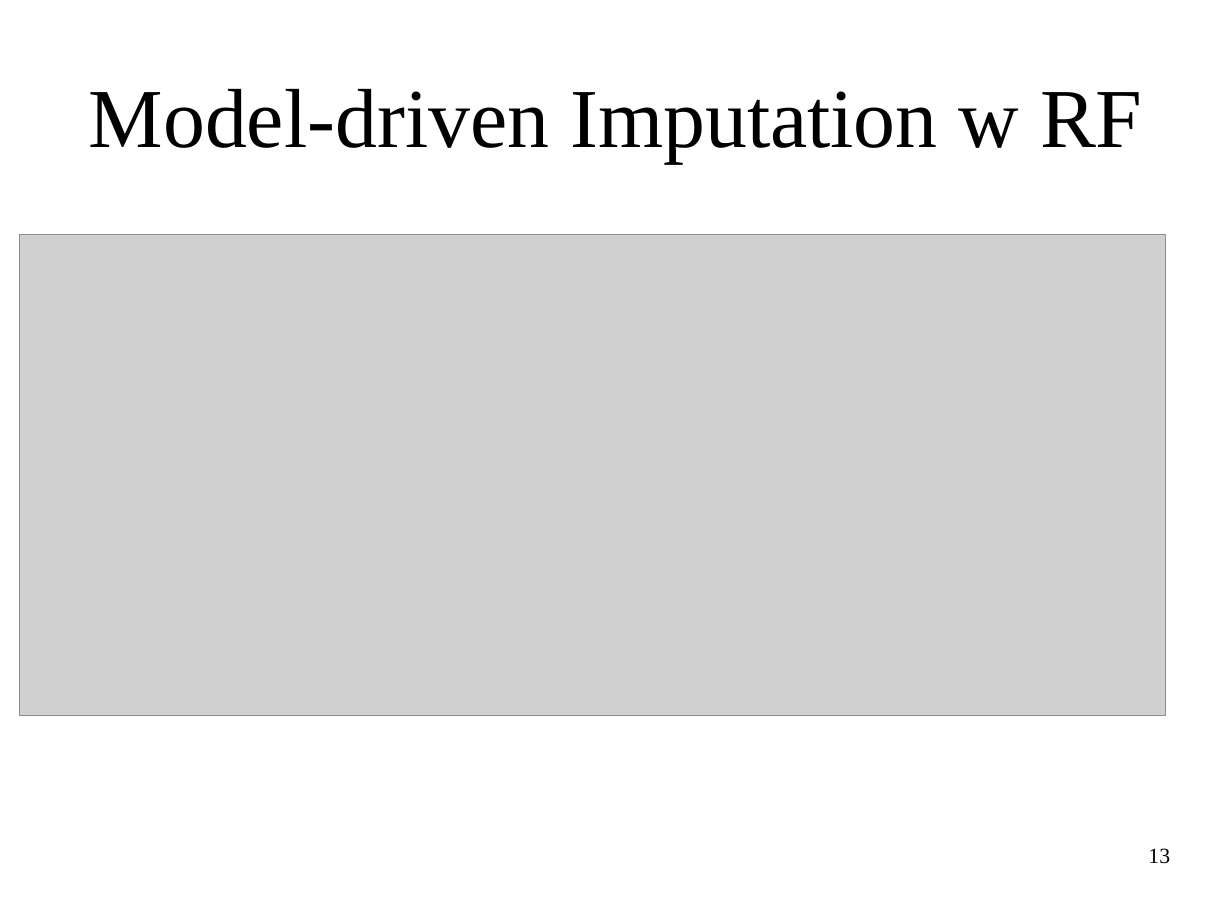
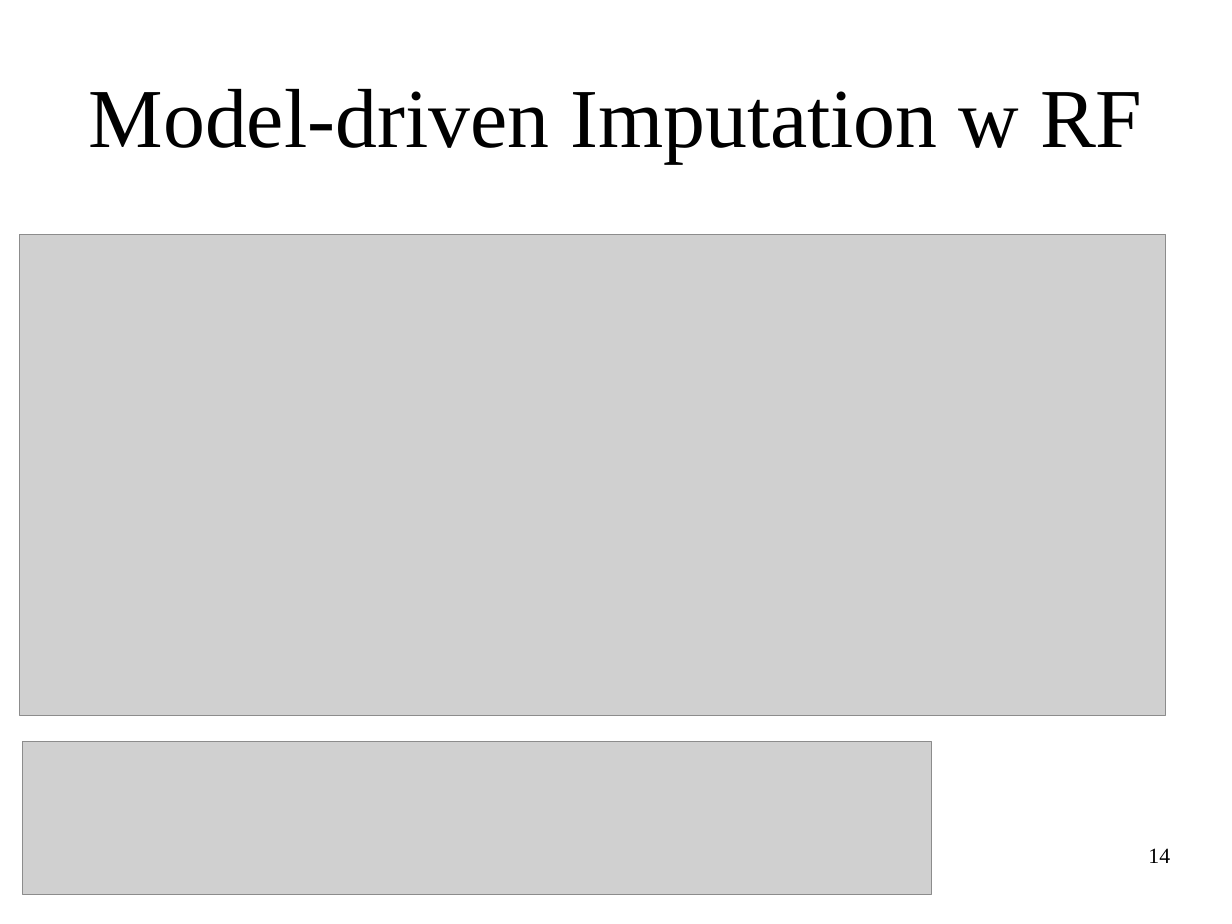
Before and after one commit to amueller/applied_ml_spring_2017, a slide deck: slide 14 of slides/aml-08-021317.odp (slide 13 before the commit). Drawn at 1232x924 pixels with LibreOffice and Linux fonts; fonts in the diff are those of the drawing; grey boxes stand for pictures. Boxes give left, top, right and bottom in pixels: in the first picture for what was removed or moved away, otherwise in the second. Text is boxed around its words. In the diff, an @@ line names an element or a change of style, - is before the commit and + after.

```diff
--- a/slides/aml-08-021317.odp
+++ b/slides/aml-08-021317.odp
@@ picture added at box(22, 742, 932, 894) @@
@@ page number at box(1148, 848, 1170, 863): text changed @@
-13
+14
```
Also in this commit, not shown: 2 other slides changed, 6 slides added, 4 slides removed, 2 other files.
